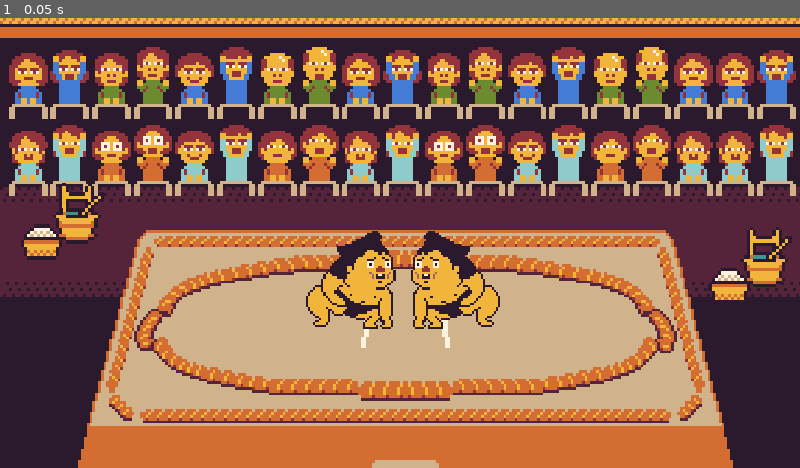
Above: before the commit, frame 1.
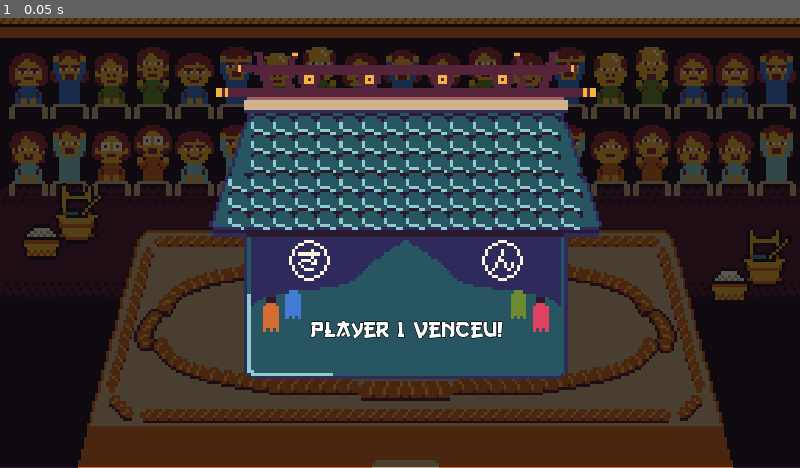
Above: after the commit, the same moment.

Repository: VitorEstevam/sumo
Game: Godot game, scene res://game.tscn
Two runs of this game, one before a commit and one after it. Both use one fixed random seed, a clock stepped at 60 frames per second and the inputs below.
Inputs:
- Up to frame 1 (0.05 s): no input

The runs differ from the first frame. In frame 1, 99% of the frame differs, in the area x 0-100%, y 0-100%.

Commit message:
updating

Diff:
--- a/game.gd
+++ b/game.gd
@@ -1,23 +1,31 @@
 extends Node2D
 
-var fighters_pos = 0
+var players_pos = 0
 
 signal players_pos_changed(pos)
 
+signal player_won(player_name)
+
+var state = "running"
+
 func _ready():
-	pass # Replace with function body.
+	pass
 
 func _process(delta):
-	pass
+	if(state == "running"):
+		if(players_pos>=10):
+			emit_signal("player_won", "player 1")
+			state = "finished"
+		if(players_pos<=-10):
+			emit_signal("player_won", "player 2")
+			state = "finished"
 
 func _on_Input_player1_pressed():
-	fighters_pos+=1
-
-	emit_signal("players_pos_changed", fighters_pos)
-	print("player 1 pressed")
+	players_pos+=1
+	print(players_pos)
+	emit_signal("players_pos_changed", players_pos)
 
 func _on_Input_player2_pressed():
-	fighters_pos-=1
-
-	emit_signal("players_pos_changed", fighters_pos)
-	print("player 2 pressed")
+	players_pos-=1
+	print(players_pos)
+	emit_signal("players_pos_changed", players_pos)
--- a/game.tscn
+++ b/game.tscn
@@ -7,6 +7,15 @@
 [ext_resource path="res://assets/01_sumo_07.png" type="Texture" id=5]
 [ext_resource path="res://graphics.gd" type="Script" id=6]
 [ext_resource path="res://assets/05_background_05.png" type="Texture" id=7]
+[ext_resource path="res://assets/05_background_03-02t.png" type="Texture" id=8]
+[ext_resource path="res://assets/dark.png" type="Texture" id=9]
+[ext_resource path="res://assets/go3v2.ttf" type="DynamicFontData" id=10]
+
+[sub_resource type="DynamicFont" id=1]
+size = 37
+outline_size = 1
+outline_color = Color( 0, 0, 0, 1 )
+font_data = ExtResource( 10 )
 
 [node name="Game" type="Node2D"]
 script = ExtResource( 2 )
@@ -70,6 +79,34 @@
 flip_h = true
 hframes = 3
 
+[node name="gameend" type="Node2D" parent="graphics"]
+
+[node name="background" type="TextureRect" parent="graphics/gameend"]
+margin_right = 1283.0
+margin_bottom = 719.0
+texture = ExtResource( 9 )
+expand = true
+
+[node name="house" type="TextureRect" parent="graphics/gameend"]
+margin_left = 335.0
+margin_top = 54.0
+margin_right = 964.0
+margin_bottom = 625.0
+texture = ExtResource( 8 )
+expand = true
+stretch_mode = 7
+
+[node name="Label" type="Label" parent="graphics/gameend"]
+margin_left = 483.0
+margin_top = 441.0
+margin_right = 818.0
+margin_bottom = 555.0
+custom_fonts/font = SubResource( 1 )
+text = "Player 1 venceu!"
+align = 1
+valign = 1
+
+[connection signal="player_won" from="." to="graphics" method="_on_Game_player_won"]
 [connection signal="players_pos_changed" from="." to="graphics" method="_on_Game_players_pos_changed"]
 [connection signal="player1_pressed" from="Input" to="." method="_on_Input_player1_pressed"]
 [connection signal="player2_pressed" from="Input" to="." method="_on_Input_player2_pressed"]
--- a/graphics.gd
+++ b/graphics.gd
@@ -1,17 +1,17 @@
 extends Node2D
 
+var players_origin
 
-# Declare member variables here. Examples:
-# var a = 2
-# var b = "text"
+var players
+
+func _ready():
+	players = get_node("players")
+	players_origin = players.position
+
+func _on_Game_players_pos_changed(pos):
+	players.position.x = players_origin.x + (pos * 40)
 
 
-# Called when the node enters the scene tree for the first time.
-func _ready():
+func _on_Game_player_won(player_name):
+	print(player_name + " won!")
 	pass # Replace with function body.
-
-func _on_Game_players_pos_changed(pos):
-	print("pos has changed")
-	pass # Replace with function body.
-
-	#get_child()
Binary file added: assets/05_background_03-02t.png
Not shown, added: assets/05_background_03-02t.png.import
Binary file added: assets/dark.png
Not shown, added: assets/dark.png.import
Binary file added: assets/go3v2.ttf
Not shown: 1 places in game.tscn that only renumber resources
